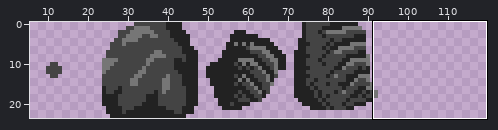
Edited in one commit: pixel-art file (assets/asesprite/tiles_ase.aseprite). Above, an overview of the earlier version with the close-up marked.
Close-up. Earlier state:
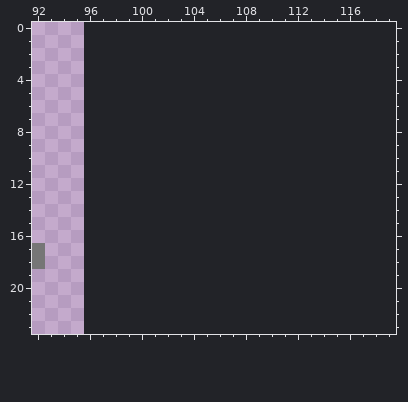
96x24 pixels, 1 frame. Shown: x 92..119, y 0..23. The old version is drawn lined up with the new one, on the new canvas. The wide view leaves out empty margins.
And afterwards:
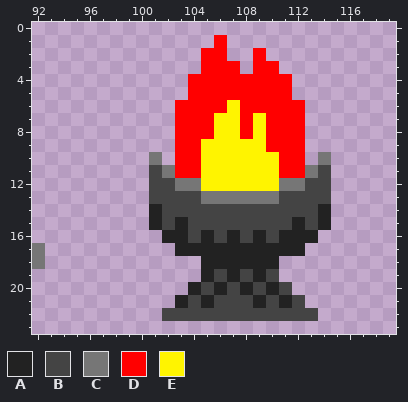
Palette (. is transparent): A #222222  B #444444  C #767676  D #ff0000  E #fff400
From old to new:
{"change": "canvas 96x24 -> 120x24"}
{"y":1,"x":106,"old":".","new":"D"}
{"y":2,"x":105,"old":"..","new":"DD"}
{"y":2,"x":109,"old":".","new":"D"}
{"y":3,"x":105,"old":"...","new":"DDD"}
{"y":3,"x":109,"old":"..","new":"DD"}
{"y":4,"x":104,"old":"........","new":"DDDDDDDD"}
{"y":5,"x":104,"old":"........","new":"DDDDDDDD"}
{"y":6,"x":103,"old":"..........","new":"DDDDEDDDDD"}
{"y":7,"x":103,"old":"..........","new":"DDDEEDEDDD"}
{"y":8,"x":103,"old":"..........","new":"DDDEEDEDDD"}
{"y":9,"x":103,"old":"..........","new":"DDEEEEEDDD"}
{"y":10,"x":101,"old":".","new":"C"}
{"y":10,"x":103,"old":"..........","new":"DDEEEEEEDD"}
{"y":10,"x":114,"old":".","new":"C"}
{"y":11,"x":101,"old":"..............","new":"BCDDEEEEEEDDCB"}
{"y":12,"x":101,"old":"..............","new":"BBCCEEEEEECCBB"}
{"y":13,"x":101,"old":"..............","new":"BBBBCCCCCCBBBB"}
{"y":14,"x":101,"old":"..............","new":"ABBBBBBBBBBBBA"}
{"y":15,"x":101,"old":"..............","new":"ABABBBBBBBBABA"}
{"y":16,"x":102,"old":"............","new":"AABABABABAAA"}
{"y":17,"x":103,"old":"..........","new":"AAAAAAAAAA"}
{"y":18,"x":105,"old":"......","new":"AAAAAA"}
{"y":19,"x":105,"old":"......","new":"ABABAB"}
{"y":20,"x":104,"old":"........","new":"ABABABAB"}
{"y":21,"x":103,"old":"..........","new":"ABABBBABAB"}
{"y":22,"x":102,"old":"............","new":"BBBBBBBBBBBB"}
